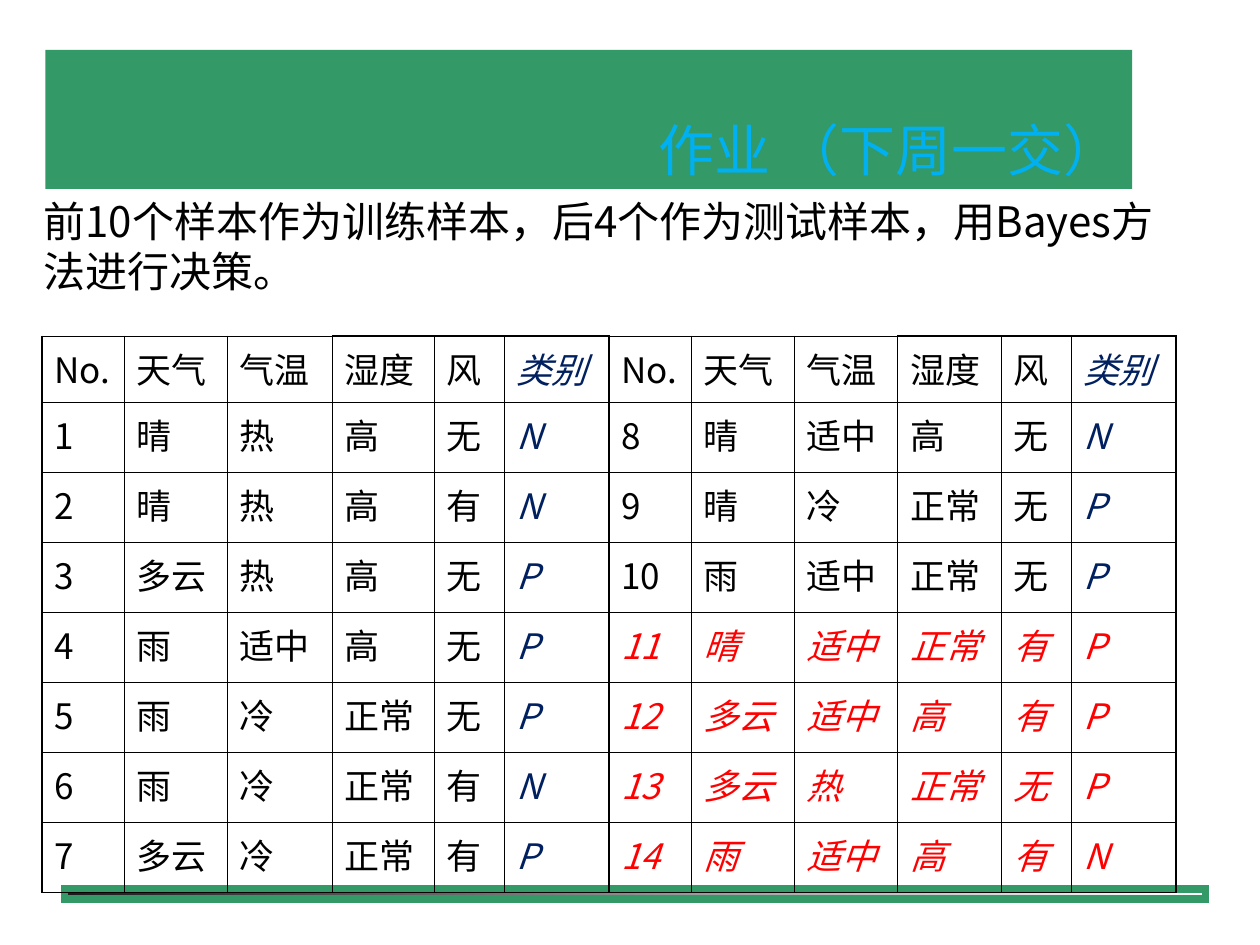
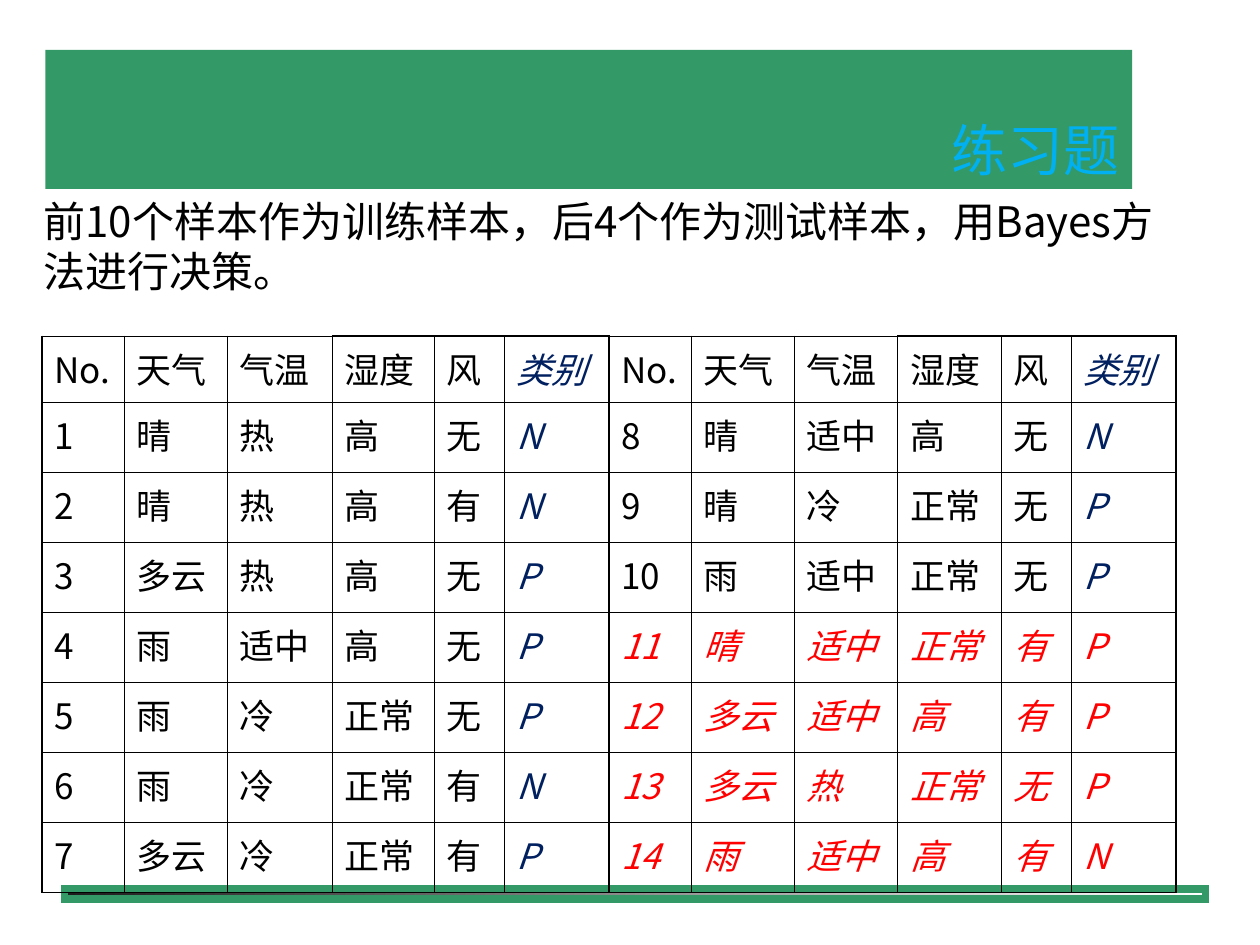
Before and after one commit to shfkuang/shfkuang.github.io, a slide deck: slide 21 of dm/ch4.4.ppt (slide 23 before the commit). Drawn at 1260x945 pixels with LibreOffice and Linux fonts; fonts in the diff are those of the drawing; background and template pictures are left out. Boxes give left, top, right and bottom in pixels: in the first picture for what was removed or moved away, otherwise in the second. Text is boxed around its words. In the diff, an @@ line names an element or a change of style, - is before the commit and + after.

```diff
--- a/dm/ch4.4.ppt
+++ b/dm/ch4.4.ppt
@@ title at box(951, 124, 1119, 176): text changed @@
-作业 （下周一交）
+练习题
```
Also in this commit, not shown: 2 slides removed, 1 other file.
